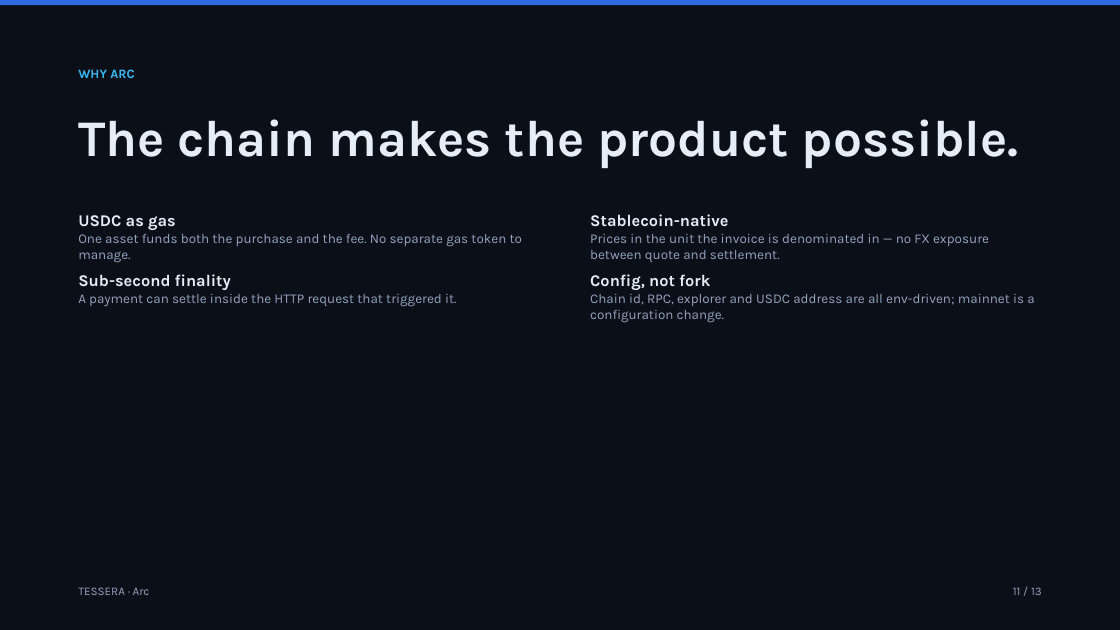
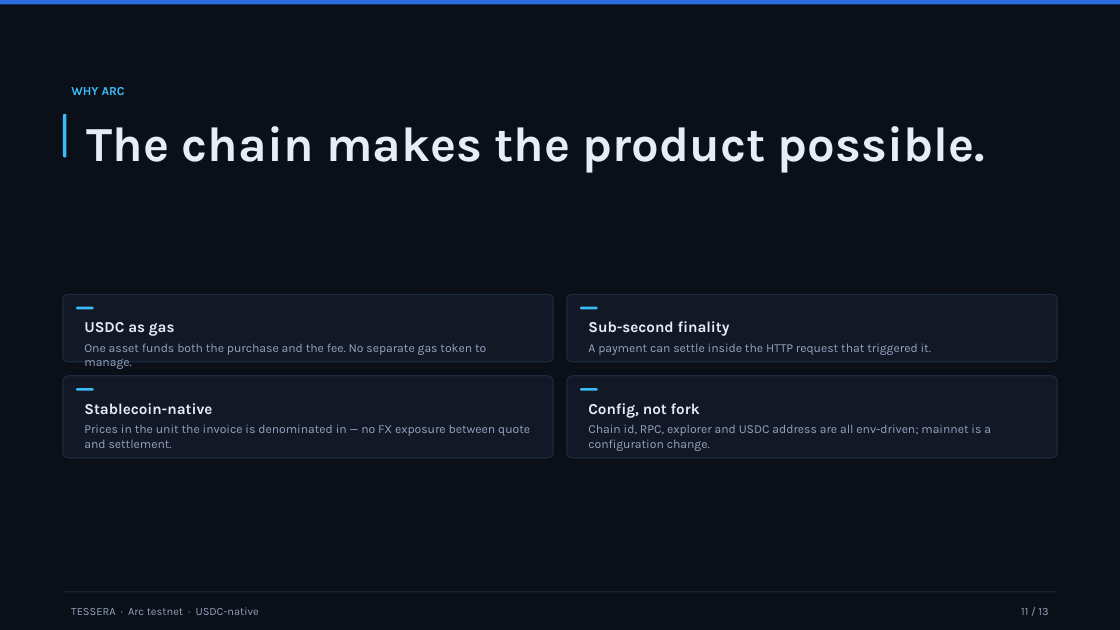
Before and after one commit to rgdtnhat/arc, a slide deck: slide 11 of docs/deck.pptx. Drawn at 1120x630 pixels with LibreOffice and Linux fonts; fonts in the diff are those of the drawing. Boxes give left, top, right and bottom in pixels: in the first picture for what was removed or moved away, otherwise in the second. Text is boxed around its words. In the diff, an @@ line names an element or a change of style, - is before the commit and + after.

```diff
--- a/docs/deck.pptx
+++ b/docs/deck.pptx
@@ text "WHY ARC": place and size @@
-text "WHY ARC" at <box>78,69,134,78</box>
+text "WHY ARC" at <box>71,87,125,95</box>
@@ text "WHY ARC" at <box>71,87,125,95</box>: size 11 to 10.5 pt @@
@@ rounded rectangle added at <box>63,113,66,157</box>, fill #38BDF8 @@
@@ text "The chain makes the product ...": place and size @@
-text "The chain makes the product ..." at <box>78,119,1019,168</box>
+text "The chain makes the product ..." at <box>87,126,985,173</box>
@@ text "The chain makes the product ..." at <box>87,126,985,173</box>: size 44 to 42 pt @@
@@ text at <box>590,214,989,262</box>: paragraphs removed @@
-Stablecoin-native
-Prices in the unit the invoice is denominated in — no FX exposure between quote and settlement.
@@ rounded rectangle added at <box>63,295,553,362</box>, fill #121826, outline #1E2A3F 1 pt @@
@@ text at <box>78,294,456,307</box>: paragraphs removed @@
-Sub-second finality
-A payment can settle inside the HTTP request that triggered it.
@@ rounded rectangle added at <box>567,295,1057,362</box>, fill #121826, outline #1E2A3F 1 pt @@
@@ text "USDC as gas": place and size @@
-text "USDC as gas" at <box>78,215,522,307</box>
+text "USDC as gas" at <box>84,322,486,355</box>
@@ text "USDC as gas" at <box>84,322,486,355</box>: size 14 to 13 pt in "USDC as gas"; size 11.5 to 10.5 pt in "One asset funds both the purchase and ..."; more space between paragraphs @@
@@ rounded rectangle added at <box>76,307,94,309</box>, fill #38BDF8 @@
@@ rounded rectangle added at <box>581,307,598,309</box>, fill #38BDF8 @@
@@ text added at <box>588,321,931,355</box>, 10.5 pt, text #93A4BF @@
+Sub-second finality
+A payment can settle inside the HTTP request that triggered it.
@@ rounded rectangle added at <box>63,376,553,458</box>, fill #121826, outline #1E2A3F 1 pt @@
@@ rounded rectangle added at <box>76,388,94,391</box>, fill #38BDF8 @@
@@ rounded rectangle added at <box>567,376,1057,458</box>, fill #121826, outline #1E2A3F 1 pt @@
@@ rounded rectangle added at <box>581,388,598,391</box>, fill #38BDF8 @@
@@ text added at <box>84,403,530,448</box>, 10.5 pt, text #93A4BF @@
+Stablecoin-native
+Prices in the unit the invoice is denominated in — no FX exposure between quote and settlement.
@@ text "Config, not fork": place and size @@
-text "Config, not fork" at <box>590,214,1034,323</box>
+text "Config, not fork" at <box>588,403,991,451</box>
@@ text "Config, not fork" at <box>588,403,991,451</box>: size 14 to 13 pt in "Config, not fork"; size 11.5 to 10.5 pt in "Chain id, RPC, explorer and USDC address ..."; less space between paragraphs; more space between paragraphs @@
@@ rectangle added at <box>63,592,1057,592</box>, fill #1E2A3F @@
@@ text at <box>71,607,259,615</box>: text changed; size 10 to 9.5 pt @@
-TESSERA · Arc
+TESSERA · Arc testnet · USDC-native
@@ text "11 / 13": place and size @@
-text "11 / 13" at <box>1013,587,1042,595</box>
+text "11 / 13" at <box>1021,608,1048,615</box>
@@ text "11 / 13" at <box>1021,608,1048,615</box>: size 10 to 9.5 pt @@
```
Also in this commit, not shown: 12 other slides changed, 2 other files.
